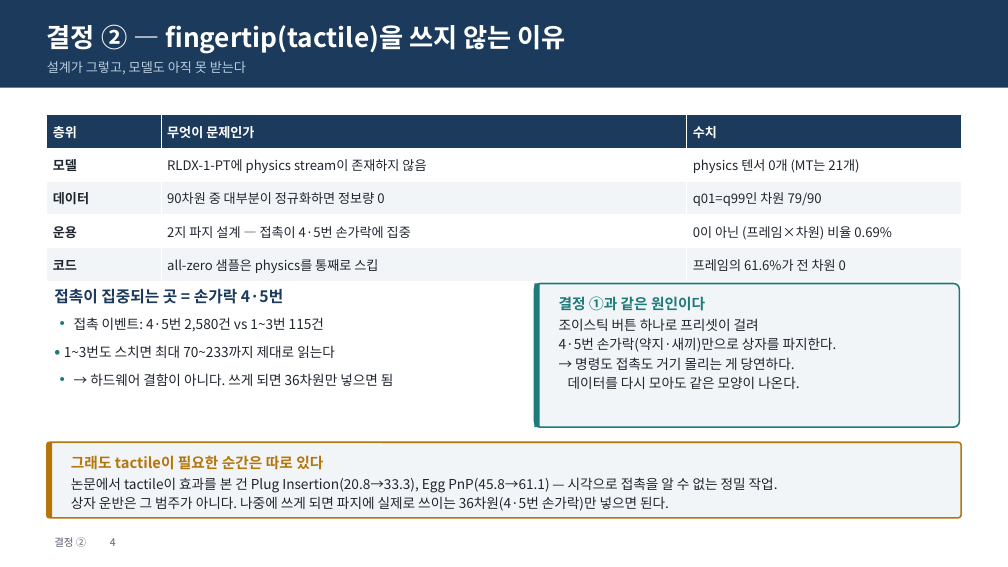
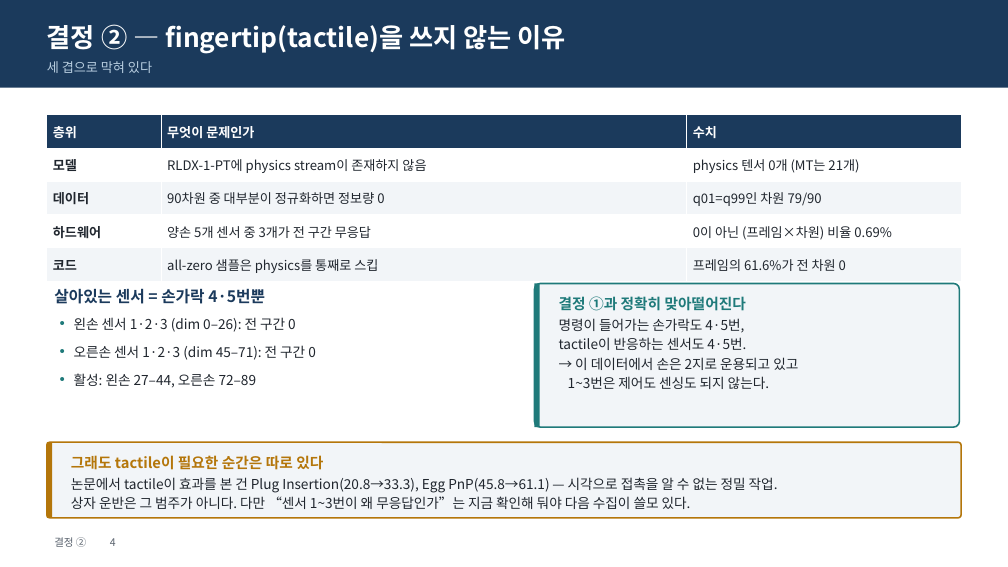
Before and after one commit to KimDoYoung1997/RLDX-1, a slide deck: slide 5 of FFW-SH5-0826-finetune-briefing.pptx. Drawn at 1008x567 pixels with LibreOffice and Linux fonts; fonts in the diff are those of the drawing. Boxes give left, top, right and bottom in pixels: in the first picture for what was removed or moved away, otherwise in the second. Text is boxed around its words. In the diff, an @@ line names an element or a change of style, - is before the commit and + after.

```diff
--- a/FFW-SH5-0826-finetune-briefing.pptx
+++ b/FFW-SH5-0826-finetune-briefing.pptx
@@ text in rectangle at (x1=47, y1=61, x2=152, y2=73): text changed @@
-설계가 그렇고, 모델도 아직 못 받는다
+세 겹으로 막혀 있다
@@ table at (x1=47, y1=115, x2=961, y2=281) @@
-row 4, column 1: 운용
+row 4, column 1: 하드웨어
-row 4, column 2: 2지 파지 설계 — 접촉이 4·5번 손가락에 집중
+row 4, column 2: 양손 5개 센서 중 3개가 전 구간 무응답
@@ text at (x1=54, y1=288, x2=316, y2=388): text changed @@
-접촉이 집중되는 곳 = 손가락 4·5번
-• 접촉 이벤트: 4·5번 2,580건 vs 1~3번 115건
-• 1~3번도 스치면 최대 70~233까지 제대로 읽는다
-• → 하드웨어 결함이 아니다. 쓰게 되면 36차원만 넣으면 됨
+살아있는 센서 = 손가락 4·5번뿐
+• 왼손 센서 1·2·3 (dim 0–26): 전 구간 0
+• 오른손 센서 1·2·3 (dim 45–71): 전 구간 0
+• 활성: 왼손 27–44, 오른손 72–89
@@ text at (x1=559, y1=296, x2=798, y2=389): text changed @@
-결정 ①과 같은 원인이다
-조이스틱 버튼 하나로 프리셋이 걸려
-4·5번 손가락(약지·새끼)만으로 상자를 파지한다.
-→ 명령도 접촉도 거기 몰리는 게 당연하다.
-데이터를 다시 모아도 같은 모양이 나온다.
+결정 ①과 정확히 맞아떨어진다
+명령이 들어가는 손가락도 4·5번,
+tactile이 반응하는 센서도 4·5번.
+→ 이 데이터에서 손은 2지로 운용되고 있고
+1~3번은 제어도 센싱도 되지 않는다.
@@ text at (x1=71, y1=496, x2=691, y2=509): text changed @@
-상자 운반은 그 범주가 아니다. 나중에 쓰게 되면 파지에 실제로 쓰이는 36차원(4·5번 손가락)만 넣으면 된다.
+상자 운반은 그 범주가 아니다. 다만 “센서 1~3번이 왜 무응답인가”는 지금 확인해 둬야 다음 수집이 쓸모 있다.
```
Also in this commit, not shown: 4 other slides changed, 6 slides added, 1 slide removed, 3 other files.
